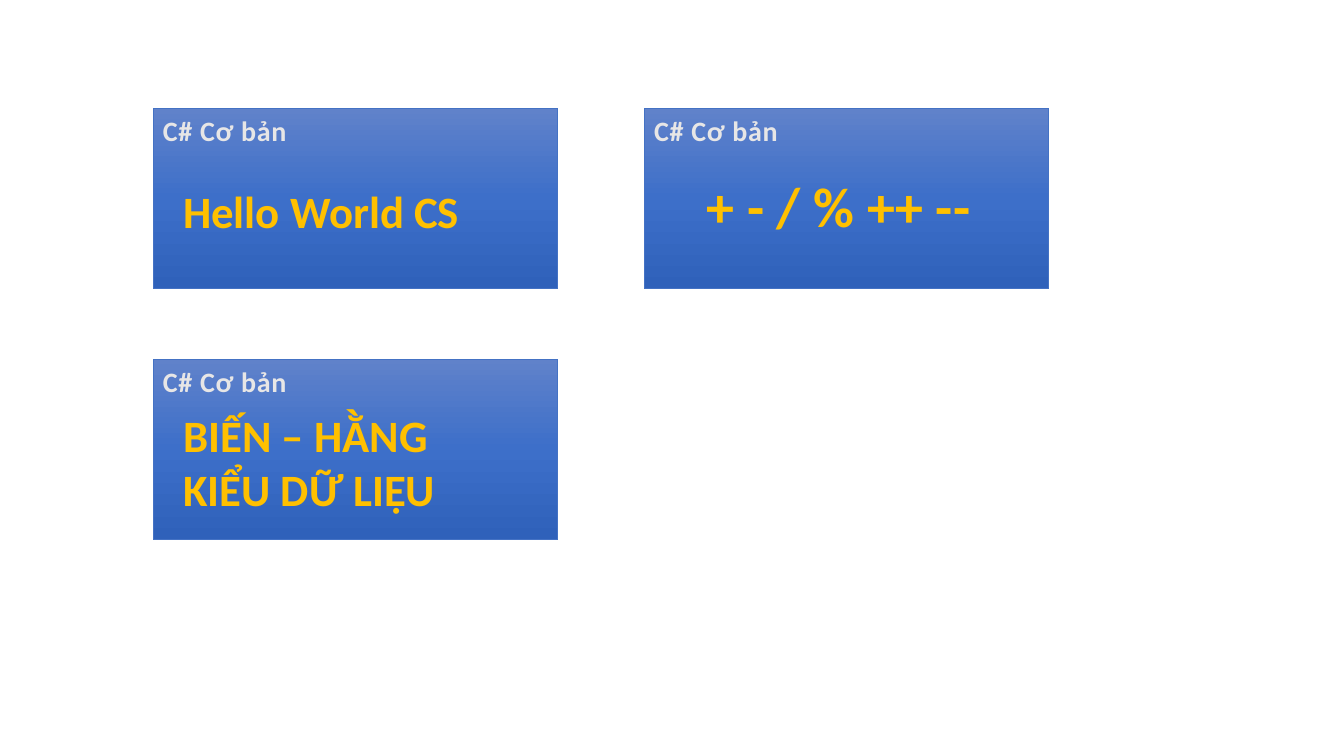
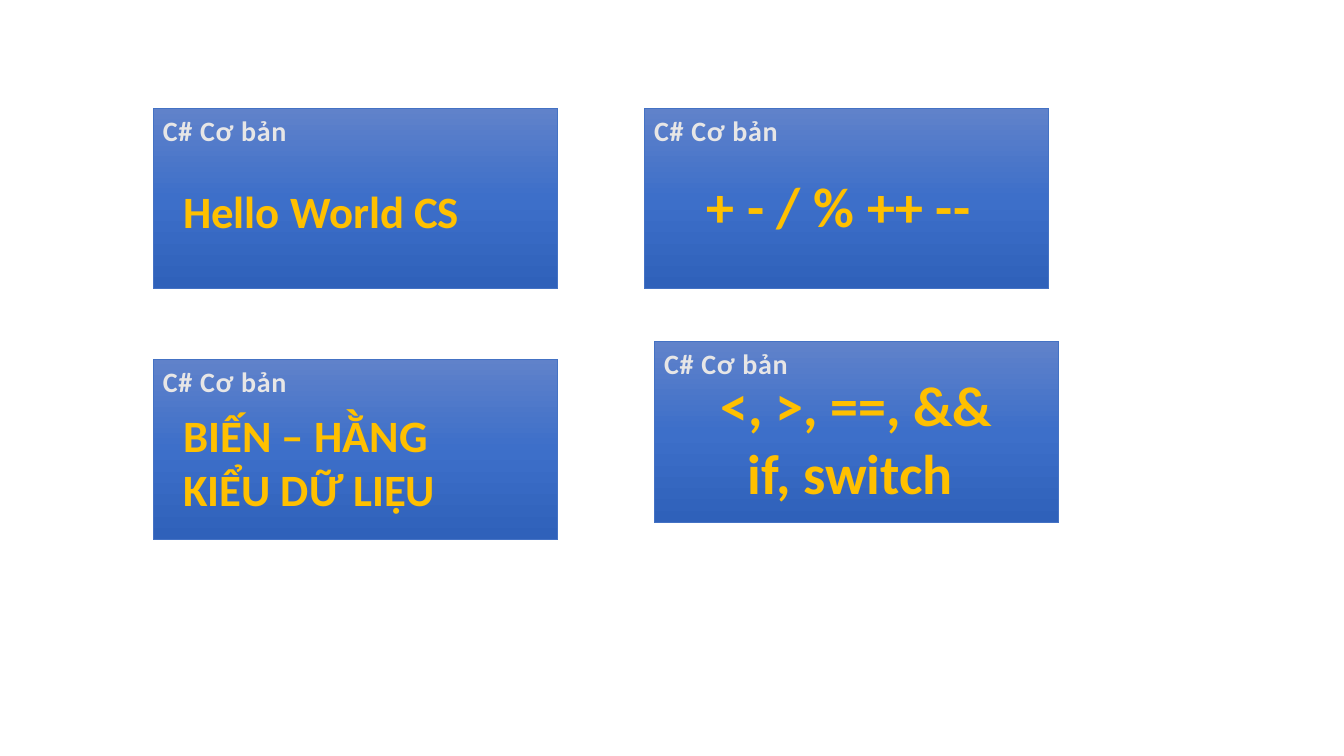
Before and after one commit to cohuynhh/learn-cs-netcore, a slide deck: slide 1 of csnc.pptx. Drawn at 1344x756 pixels with LibreOffice and Linux fonts; fonts in the diff are those of the drawing. Boxes give left, top, right and bottom in pixels: in the first picture for what was removed or moved away, otherwise in the second. Text is boxed around its words. In the diff, an @@ line names an element or a change of style, - is before the commit and + after.

```diff
--- a/csnc.pptx
+++ b/csnc.pptx
@@ rectangle added at (654,342,1059,522), fill gradient #6183CB to #3E70CA to #3062BB, outline #4472C4 0.5 pt @@
@@ text added at (664,354,787,374), 20 pt, text #E7E6E6, bold @@
+C# Cơ bản
@@ text added at (747,454,953,502), 40 pt, text #FFC000, bold @@
+<, >, ==, &&
+if, switch
```
Also in this commit, not shown: 4 other files.
